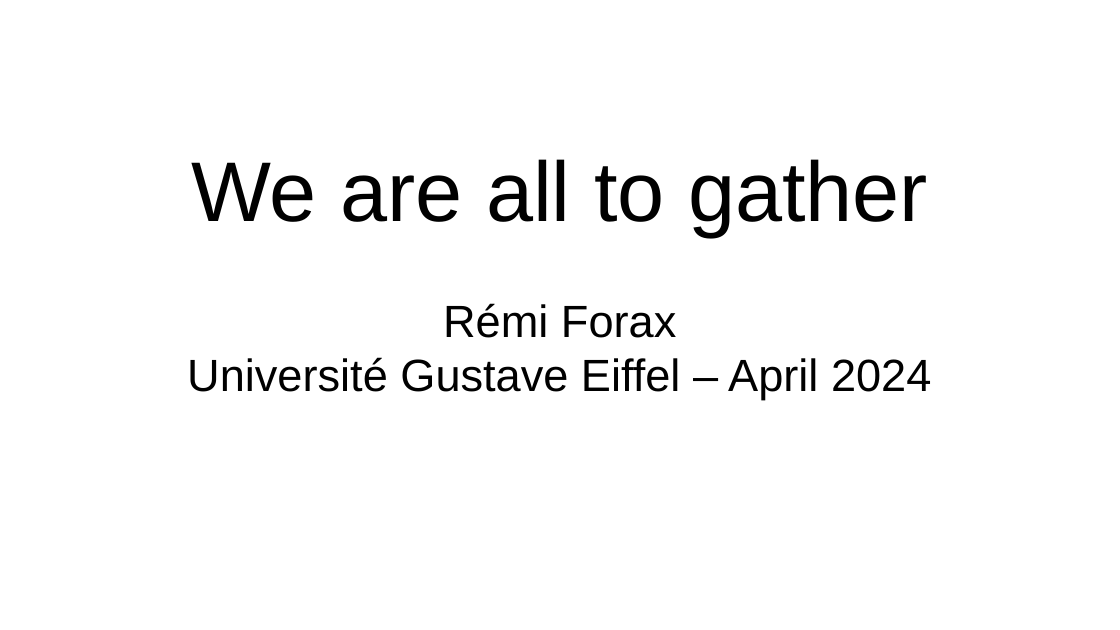
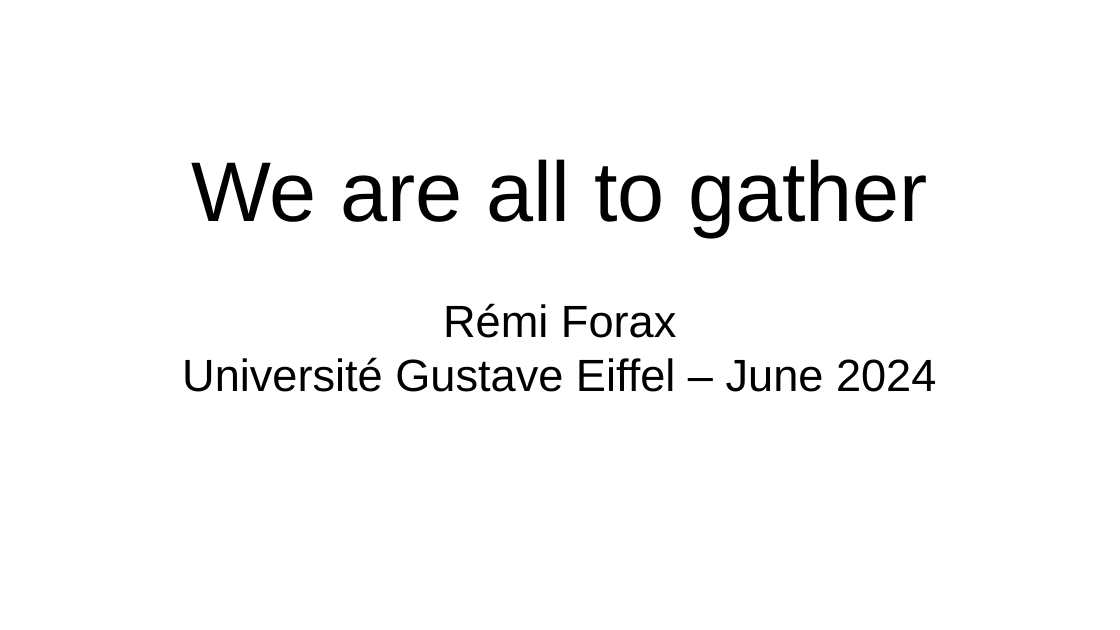
Before and after one commit to forax/we_are_all_to_gather, a slide deck: slide 1 of We are all to gather.odp. Drawn at 1120x630 pixels with LibreOffice and Linux fonts; fonts in the diff are those of the drawing. Boxes give left, top, right and bottom in pixels: in the first picture for what was removed or moved away, otherwise in the second. Text is boxed around its words. In the diff, an @@ line names an element or a change of style, - is before the commit and + after.

Commit message:
improve slides

```diff
--- a/We are all to gather.odp
+++ b/We are all to gather.odp
@@ subtitle at <box>182,159,936,392</box>: text changed @@
-We are all to gather
-Rémi Forax
-Université Gustave Eiffel – April 2024
+We are all to gather
+Rémi Forax
+Université Gustave Eiffel – June 2024
```
Also in this commit, not shown: 3 other slides changed, 1 slide removed, 1 other file.
